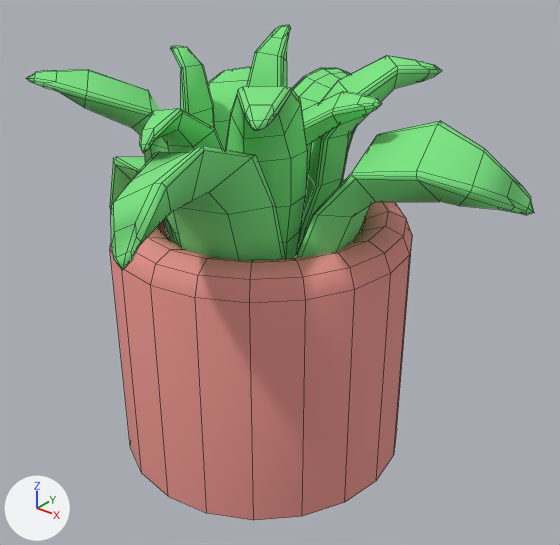
Before and after pictures for a commit that changed the FBX model Assets/Models/Decoraciones/Planta.fbx.
One viewpoint serves both versions: a 50 mm lens placed at (11.895, -1.285, 1.732), pointed at (10.493, 0.467, 0.646). The axes (+X, +Y, +Z) are drawn at lower left. The lights are the same throughout. Mesh edges are drawn as thin lines. Where no turn or scale is listed for an object, it has been applied to the vertices.

Objects in the first picture: 'Planta.001'.
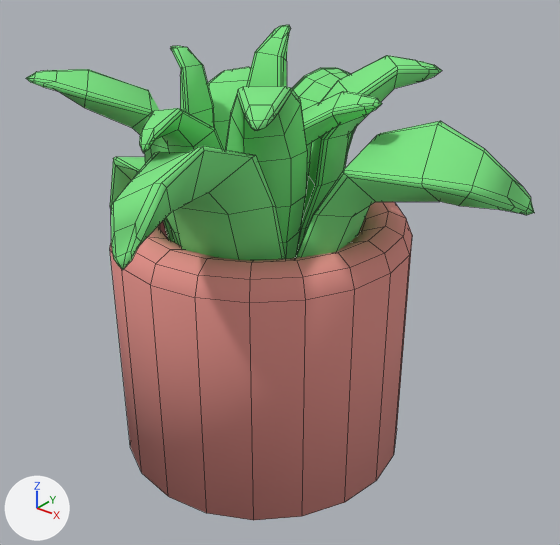
The newer file is also rescaled (x0.221), turned or shifted as a whole; pictures and numbers use the older file's frame.

Location of each change, (x1, y1, x2, y2) in pixels of the pictures (560 x 545 px; the box of a moved part takes in the faces that stretch with it):
part 1 of me_cube_026, moved or reshaped: (314, 124, 484, 217) in both

The edits, one by one:
Material 'M_Marron.001' (mat_m_marron_001) is new.
Its base color is (0.283, 0.102, 0.0601) (brown #915a45).
Its roughness is 0.878.
me_cube_026 has 1218 vertices, 1147 faces and spans x -0.6..0.85, y -0.85..0.77, z 0.01..1.37.
me_cube_026 is used by ob_planta_001; location (10.367, 0.527, -0.013).
Verts and faces of me_cube_026; kept vertices keep their numbers, new ones are numbered from 1218.
Before the commit, vertices of me_cube_026: 996 (0.47, -0.18, 1.08) at pixel (355, 178), 997 (0.45, -0.17, 1.09) at pixel (352, 172), 998 (0.46, -0.18, 1.09) at pixel (351, 175), 1011 (0.61, -0.11, 1.11) at pixel (416, 170), 1012 (0.62, -0.11, 1.09) at pixel (418, 180).
Before the commit, vertices of me_cube_026: 1013 (0.62, -0.12, 1.1) at pixel (416, 176).
Part 1, on me_cube_026:
Vertex 996 moves to (0.46, -0.19, 1.09), pixel (347, 176).
Vertex 997 moves to (0.44, -0.18, 1.1), pixel (343, 169).
Vertex 998 moves to (0.45, -0.19, 1.09), pixel (343, 173).
Vertex 1011 moves to (0.62, -0.09, 1.09), pixel (422, 178).
Vertex 1013 moves to (0.63, -0.1, 1.08), pixel (421, 183).
Vertex 1012 moves to (0.63, -0.1, 1.07), pixel (423, 188).
me_cube_026 no longer uses material mat_m_marron (brown #5b4224).
me_cube_026 now uses material mat_m_marron_001 (brown #915a45).
